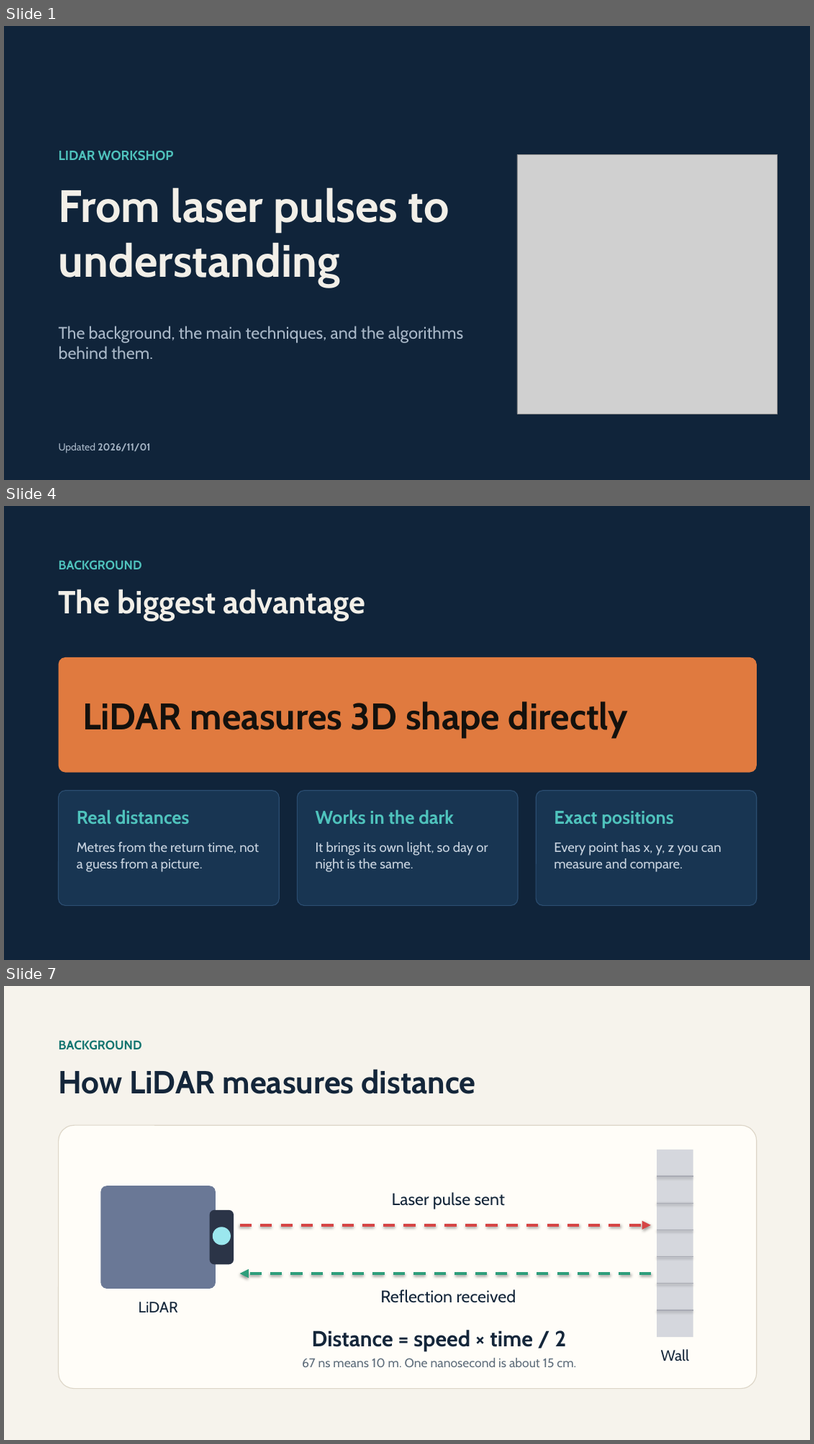
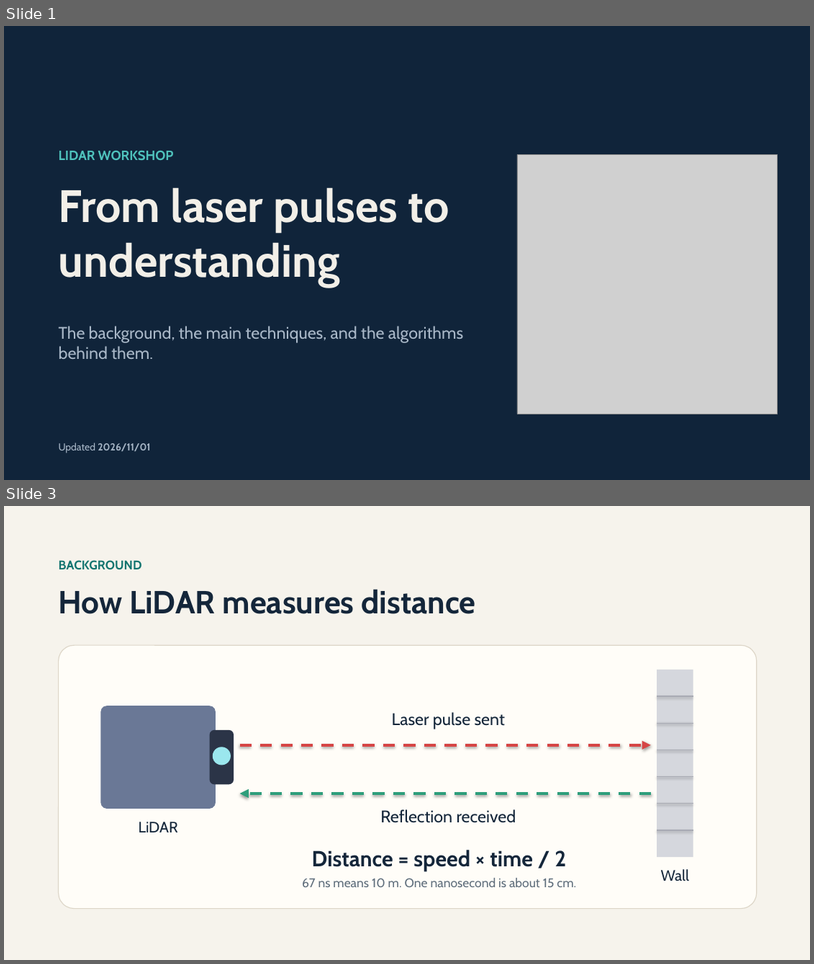
Before and after one commit to maninka123/lidar-learning-lab, a slide deck: presentation/LiDAR_Workshop_Slides.pptx. Shown one above the other, each under a label of ours: slides 1, 4 and 7 before the commit, slides 1 and 3 after it; the slides between them are not shown. The pictures are 814x1444 and 814x964 pixels, drawn with LibreOffice and Linux fonts; fonts in the diff are those of the drawing; grey boxes stand for pictures. Boxes give left, top, right and bottom in pixels: in the first picture for what was removed or moved away, otherwise in the second. Text is boxed around its words. In the diff, an @@ line names an element or a change of style, - is before the commit and + after.

Commit message:
Slides: merge the LiDAR basics into one slide, measure-distance slide first

```diff
--- a/presentation/LiDAR_Workshop_Slides.pptx
+++ b/presentation/LiDAR_Workshop_Slides.pptx
@@ slide 4 removed at (4, 506, 810, 960), background #10243A @@
@@ text removed at (59, 560, 142, 569) @@
-BACKGROUND
@@ text removed at (59, 589, 365, 621) @@
-The biggest advantage
@@ rounded rectangle removed at (59, 657, 757, 772) @@
@@ text removed at (82, 701, 629, 737) @@
-LiDAR measures 3D shape directly
@@ rounded rectangle removed at (59, 790, 279, 906) @@
@@ rounded rectangle removed at (298, 790, 518, 906) @@
@@ rounded rectangle removed at (536, 790, 757, 906) @@
@@ text removed at (77, 810, 190, 824) @@
-Real distances
@@ text removed at (316, 810, 454, 824) @@
-Works in the dark
@@ text removed at (554, 811, 674, 828) @@
-Exact positions
@@ text removed at (77, 842, 259, 872) @@
-Metres from the return time, not a guess from a picture.
@@ text removed at (316, 842, 488, 872) @@
-It brings its own light, so day or night is the same.
@@ text removed at (554, 842, 722, 872) @@
-Every point has x, y, z you can measure and compare.
@@ what was slide 7 is now slide 3 @@
```
Also in this commit, not shown: 1 slide changed, 1 slide added, 3 other slides removed, 1 other file.
